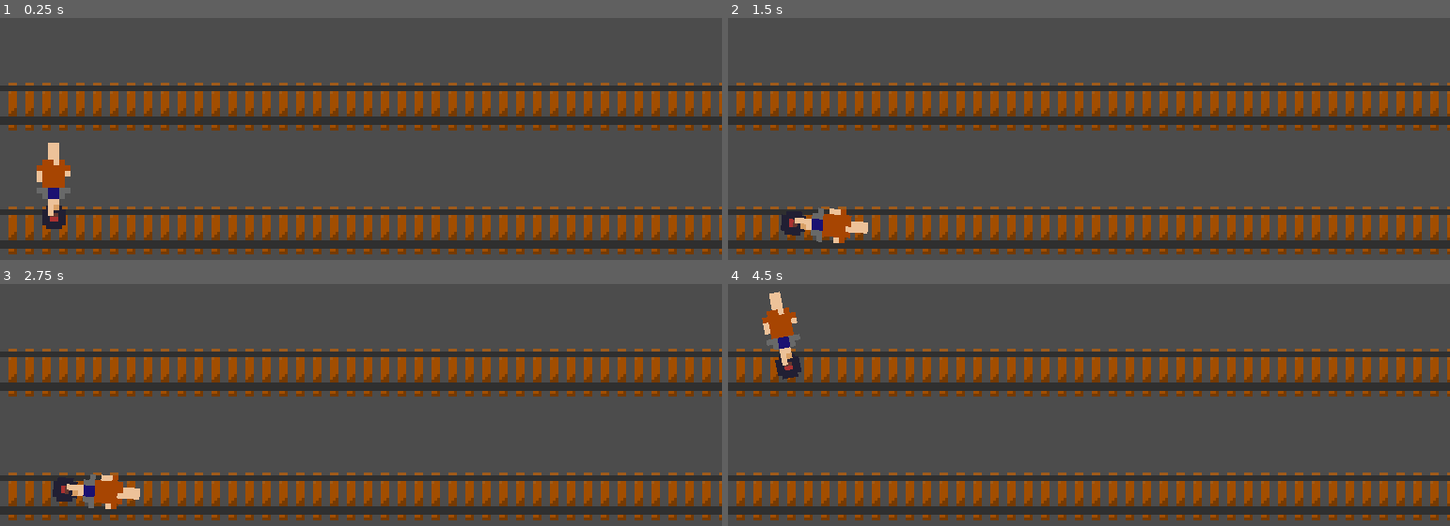
Above: before the commit, frames 1-4 (two rows, left to right).
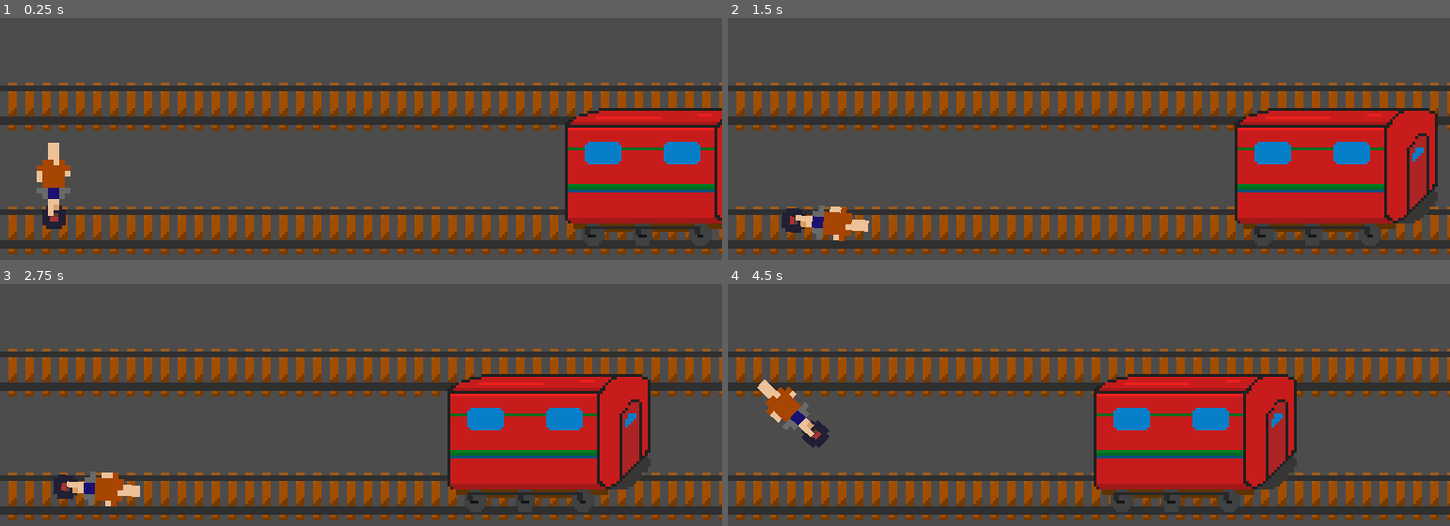
Above: after the commit, the same moments.

Repository: AmazAkar/godot-wild-jam-35
Game: Godot game, scene res://levels/Level3.tscn
Same seed, same stepped clock (60 frames per second), same inputs: the game is played once before the commit and once after it. This scene is started directly instead of the project's main scene.
Inputs:
- Up to frame 1 (0.25 s): no input
- Up to frame 2 (1.5 s): hold Right (balance-right) 0.53-1.28 s; hold Down (track-down) from 1.28 s (still down)
- Up to frame 3 (2.75 s): release Down (track-down) at 2.03 s; hold Right (balance-right) from 2.03 s (still down)
- Up to frame 4 (4.5 s): release Right (balance-right) at 2.78 s; hold Up (track-up) 2.78-3.53 s; hold Left (balance-left) from 3.53 s (still down)

The runs differ from the first frame. In frame 1, 11% of the frame differs, in the area x 78-100%, y 37-92%; in frame 2, 14%; in frame 3, 14%; in frame 4, 16%, in the area x 4-79%, y 3-92%.

Commit message:
Worked on level 3, added trains to level, they slowly move towards the beginning and despawn whenever they go off screen

Diff:
--- a/Player/Player.gd
+++ b/Player/Player.gd
@@ -37,7 +37,12 @@
 		camera.limit_top = 0
 		level = level3
 		track = track1
-		col_track2 = get_node("/root/Level3/Ground/Track2")
+		col_track2 = get_node("/root/Level3/Track2/Track_Col")
+		self.connect("body_entered",self,"collisionIn3")
+		contact_monitor = true
+		contacts_reported = 4
+		col_track2.disabled = true
+
 
 	elif get_tree().get_current_scene().get_name() == "Level2":
 		level = level2
@@ -78,7 +83,7 @@
 			if Input.is_action_just_pressed("track-down") and track == track2:
 				col_track2.disabled = true
 				self.apply_central_impulse(Vector2(0,40))
-				track = track1
+
 			if Input.is_action_just_pressed("balance-left"):
 					self.apply_torque_impulse(-torque_force)
 
@@ -93,3 +98,7 @@
 	if body.name == "Player":
 		col_track2.set_deferred("disabled",false)
 		track = track2
+
+func collisionIn3(body):
+	if body.name == "Track1":
+		track = track1
--- a/levels/Level3.tscn
+++ b/levels/Level3.tscn
@@ -1,38 +1,19 @@
 [gd_scene load_steps=5 format=2]
 
 [ext_resource path="res://Player/Player.tscn" type="PackedScene" id=1]
-[ext_resource path="res://World_Elements/traintracks.png" type="Texture" id=2]
-
-[sub_resource type="RectangleShape2D" id=1]
-extents = Vector2( 732.976, 1.94403 )
+[ext_resource path="res://Scenes/Track.tscn" type="PackedScene" id=2]
+[ext_resource path="res://Scenes/Train.tscn" type="PackedScene" id=4]
 
 [sub_resource type="RectangleShape2D" id=2]
 extents = Vector2( 753.52, 0.542858 )
 
 [node name="Level3" type="Node2D"]
 
-[node name="Track" type="Sprite" parent="."]
+[node name="Track1" parent="." instance=ExtResource( 2 )]
 position = Vector2( 735, 125 )
-texture = ExtResource( 2 )
-region_enabled = true
-region_rect = Rect2( 0, 10, 1470, 30 )
 
-[node name="Track2" type="Sprite" parent="."]
+[node name="Track2" parent="." instance=ExtResource( 2 )]
 position = Vector2( 735, 81 )
-texture = ExtResource( 2 )
-region_enabled = true
-region_rect = Rect2( 0, 10, 1470, 30 )
-
-[node name="Ground" type="StaticBody2D" parent="."]
-
-[node name="Track1" type="CollisionShape2D" parent="Ground"]
-position = Vector2( 733, 128.5 )
-shape = SubResource( 1 )
-
-[node name="Track2" type="CollisionShape2D" parent="Ground"]
-position = Vector2( 733.001, 84 )
-shape = SubResource( 1 )
-disabled = true
 
 [node name="Player" parent="." instance=ExtResource( 1 )]
 position = Vector2( 19.1459, 111.455 )
@@ -42,7 +23,29 @@
 [node name="Area2D" type="Area2D" parent="."]
 
 [node name="CollisionShape2D" type="CollisionShape2D" parent="Area2D"]
-position = Vector2( 755.209, 53.743 )
+position = Vector2( 755.209, 50.924 )
 shape = SubResource( 2 )
 
+[node name="Train" parent="." instance=ExtResource( 4 )]
+position = Vector2( 240.664, 104 )
+speed = 1000
+
+[node name="Train2" parent="." instance=ExtResource( 4 )]
+position = Vector2( 445.12, 57.5234 )
+
+[node name="Train3" parent="." instance=ExtResource( 4 )]
+position = Vector2( 519.871, 57.5234 )
+
+[node name="Train4" parent="." instance=ExtResource( 4 )]
+position = Vector2( 933.671, 102.908 )
+
+[node name="Train5" parent="." instance=ExtResource( 4 )]
+position = Vector2( 732.111, 56.1886 )
+
+[node name="Train6" parent="." instance=ExtResource( 4 )]
+position = Vector2( 1012.43, 101.573 )
+
+[node name="Train7" parent="." instance=ExtResource( 4 )]
+position = Vector2( 1187.29, 58.8582 )
+
 [connection signal="body_entered" from="Area2D" to="Player" method="_on_Area2D_body_entered"]
--- a/project.godot
+++ b/project.godot
@@ -13,9 +13,15 @@
 "class": "Player",
 "language": "GDScript",
 "path": "res://Player/Player.gd"
+}, {
+"base": "KinematicBody2D",
+"class": "Train",
+"language": "GDScript",
+"path": "res://Scenes/Scripts/Train.gd"
 } ]
 _global_script_class_icons={
-"Player": ""
+"Player": "",
+"Train": ""
 }
 
 [application]
--- /dev/null
+++ b/scenes/Scripts/Level1.tscn
@@ -0,0 +1,39 @@
+[gd_scene load_steps=5 format=2]
+
+[ext_resource path="res://Backgrounds/LVL1-background.png" type="Texture" id=1]
+[ext_resource path="res://Player/Player.tscn" type="PackedScene" id=2]
+
+[sub_resource type="RectangleShape2D" id=1]
+extents = Vector2( 289.412, 2.64958 )
+
+[sub_resource type="RectangleShape2D" id=2]
+extents = Vector2( 0.692265, 90.6546 )
+
+[node name="Level1" type="Node2D"]
+
+[node name="Background2" type="Sprite" parent="." groups=[
+"background",
+]]
+position = Vector2( 384, 75 )
+texture = ExtResource( 1 )
+
+[node name="Background" type="Sprite" parent="." groups=[
+"background",
+]]
+position = Vector2( 128, 75 )
+texture = ExtResource( 1 )
+
+[node name="Ground" type="StaticBody2D" parent="."]
+
+[node name="CollisionShape2D" type="CollisionShape2D" parent="Ground"]
+position = Vector2( 289.71, 129.931 )
+shape = SubResource( 1 )
+
+[node name="Wall" type="StaticBody2D" parent="."]
+
+[node name="CollisionShape2D" type="CollisionShape2D" parent="Wall"]
+position = Vector2( -0.5, 52.227 )
+shape = SubResource( 2 )
+
+[node name="Player" parent="." instance=ExtResource( 2 )]
+position = Vector2( 19.9145, 116.545 )
--- /dev/null
+++ b/scenes/Scripts/Train.gd
@@ -0,0 +1,11 @@
+extends KinematicBody2D
+class_name Train
+
+export var speed :int = 200;
+var vel = Vector2();
+
+func _physics_process(delta):
+	vel.x = -speed * delta
+	move_and_slide(vel)
+	if position.x < -5:
+		queue_free()
--- /dev/null
+++ b/scenes/Track.tscn
@@ -0,0 +1,17 @@
+[gd_scene load_steps=3 format=2]
+
+[ext_resource path="res://World_Elements/traintracks.png" type="Texture" id=1]
+
+[sub_resource type="RectangleShape2D" id=1]
+extents = Vector2( 732.976, 1.94403 )
+
+[node name="Track" type="StaticBody2D"]
+
+[node name="Track" type="Sprite" parent="."]
+texture = ExtResource( 1 )
+region_enabled = true
+region_rect = Rect2( 0, 10, 1470, 30 )
+
+[node name="Track_Col" type="CollisionShape2D" parent="."]
+position = Vector2( 0, 2.6 )
+shape = SubResource( 1 )
--- /dev/null
+++ b/scenes/Train.tscn
@@ -0,0 +1,21 @@
+[gd_scene load_steps=4 format=2]
+
+[ext_resource path="res://World_Elements/train.png" type="Texture" id=1]
+[ext_resource path="res://Scenes/Scripts/Train.gd" type="Script" id=2]
+
+[sub_resource type="RectangleShape2D" id=1]
+extents = Vector2( 34.5029, 22.4969 )
+
+[node name="Train" type="KinematicBody2D"]
+collision_layer = 2
+collision_mask = 2
+script = ExtResource( 2 )
+
+[node name="Sprite" type="Sprite" parent="."]
+texture = ExtResource( 1 )
+
+[node name="CollisionShape2D" type="CollisionShape2D" parent="." groups=[
+"train",
+]]
+position = Vector2( 0.166855, 1.33485 )
+shape = SubResource( 1 )
Binary file changed: World_Elements/train.png
